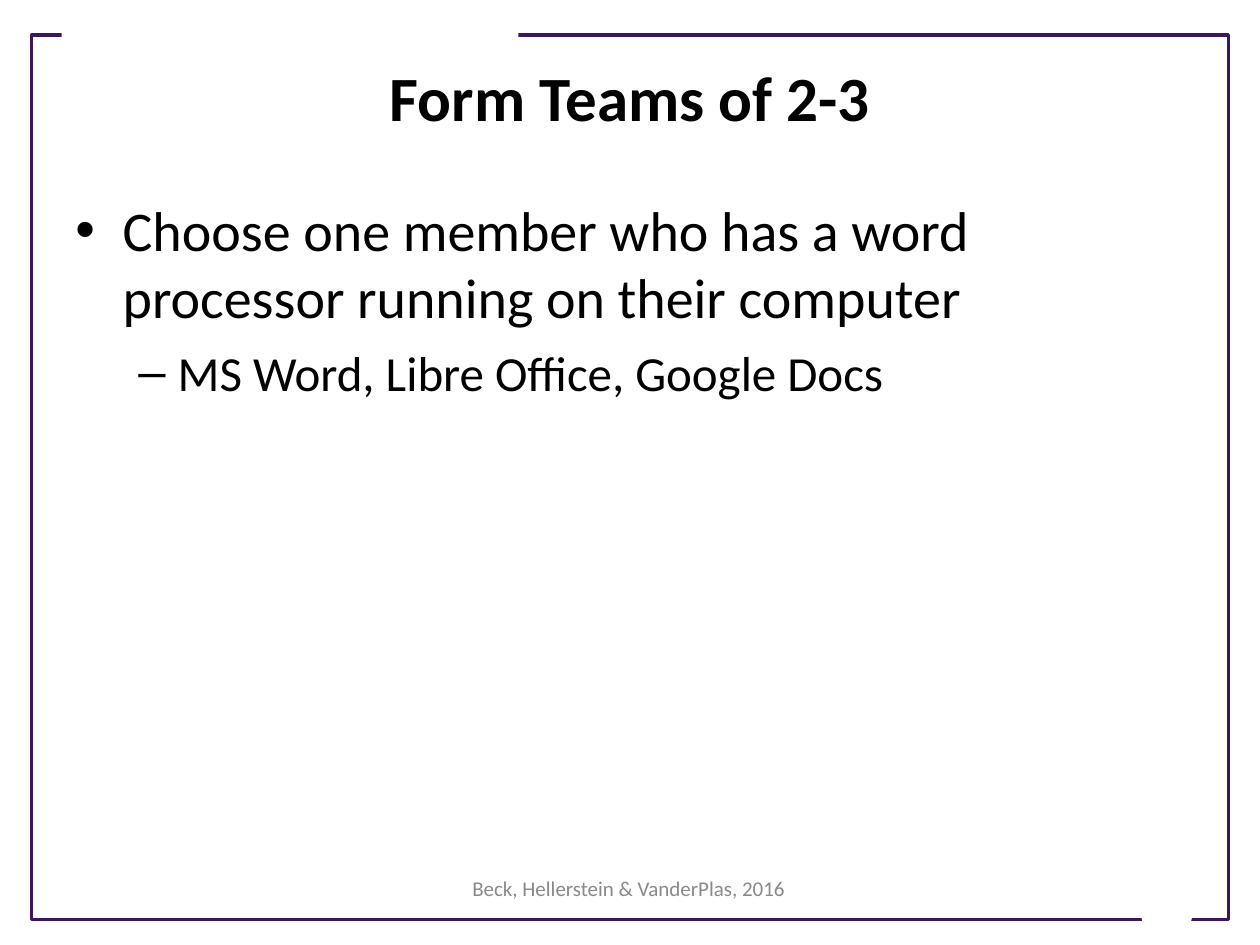
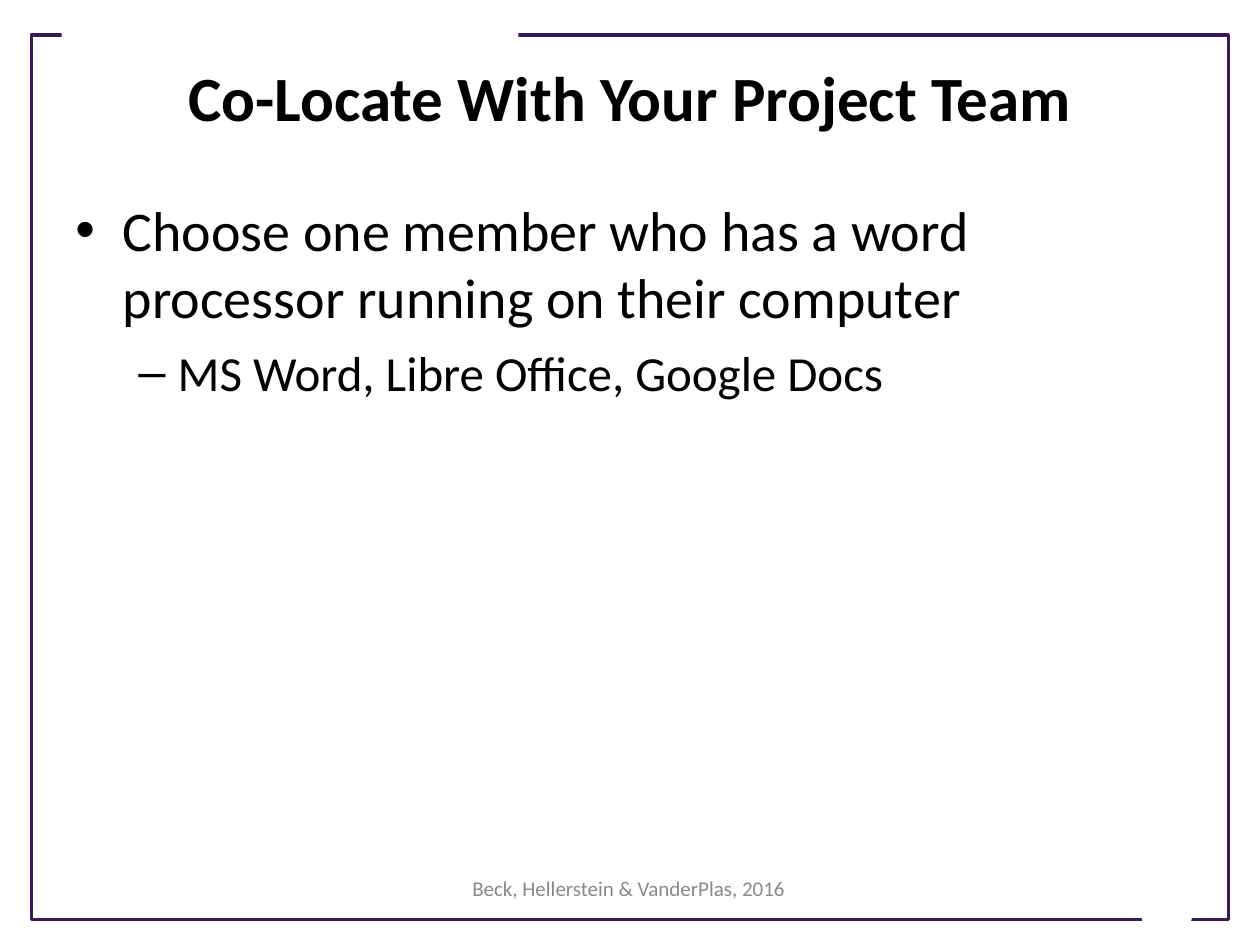
Before and after one commit to UWSEDS/LectureNotes, a slide deck: slide 2 of 10_SoftwareDesign/Software-Design.ppt. Drawn at 1260x945 pixels with LibreOffice and Linux fonts; fonts in the diff are those of the drawing; background and template pictures are left out. Boxes give left, top, right and bottom in pixels: in the first picture for what was removed or moved away, otherwise in the second. Text is boxed around its words. In the diff, an @@ line names an element or a change of style, - is before the commit and + after.

```diff
--- a/10_SoftwareDesign/Software-Design.ppt
+++ b/10_SoftwareDesign/Software-Design.ppt
@@ title at (x1=188, y1=76, x2=1071, y2=132): text changed @@
-Form Teams of 2-3
+Co-Locate With Your Project Team
```
Also in this commit, not shown: 2 other slides changed, 2 slides added.
